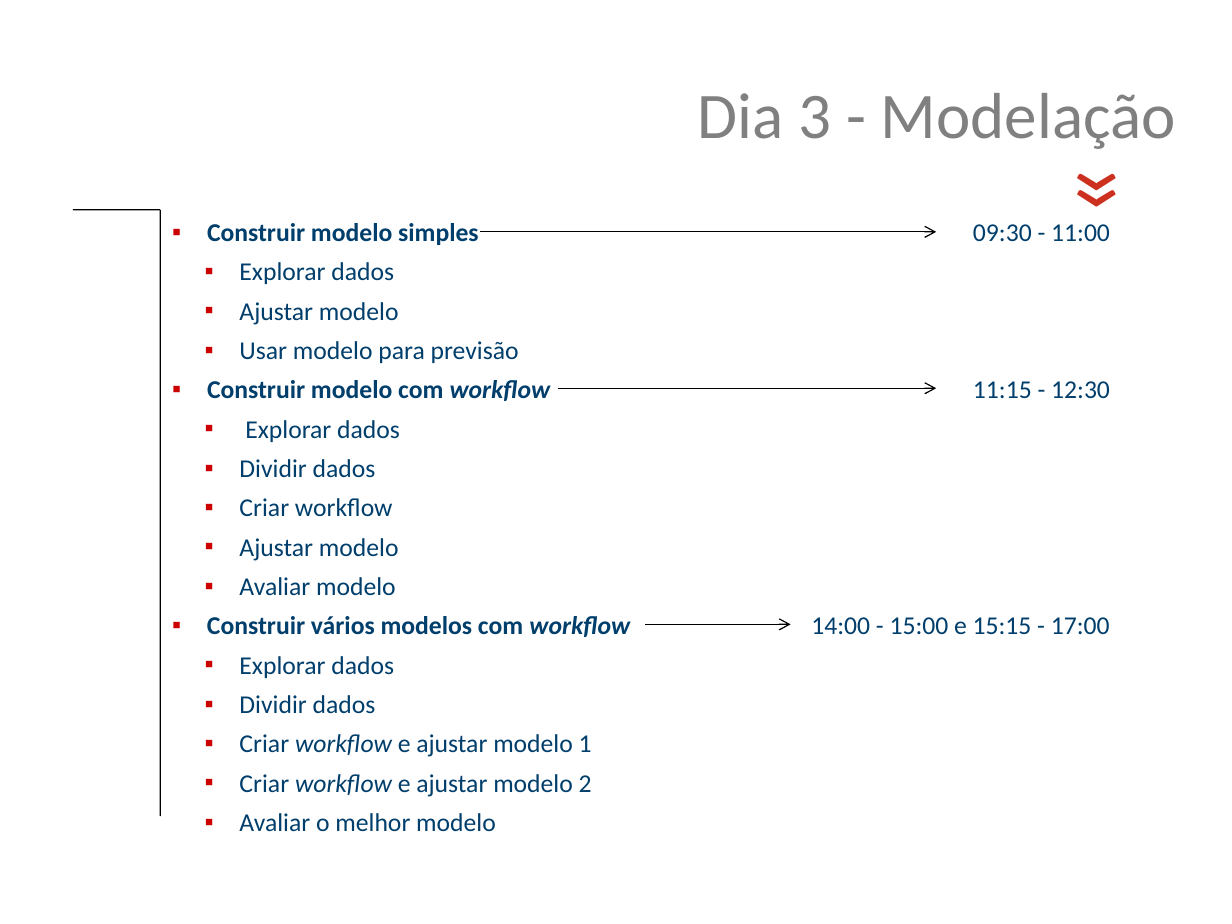
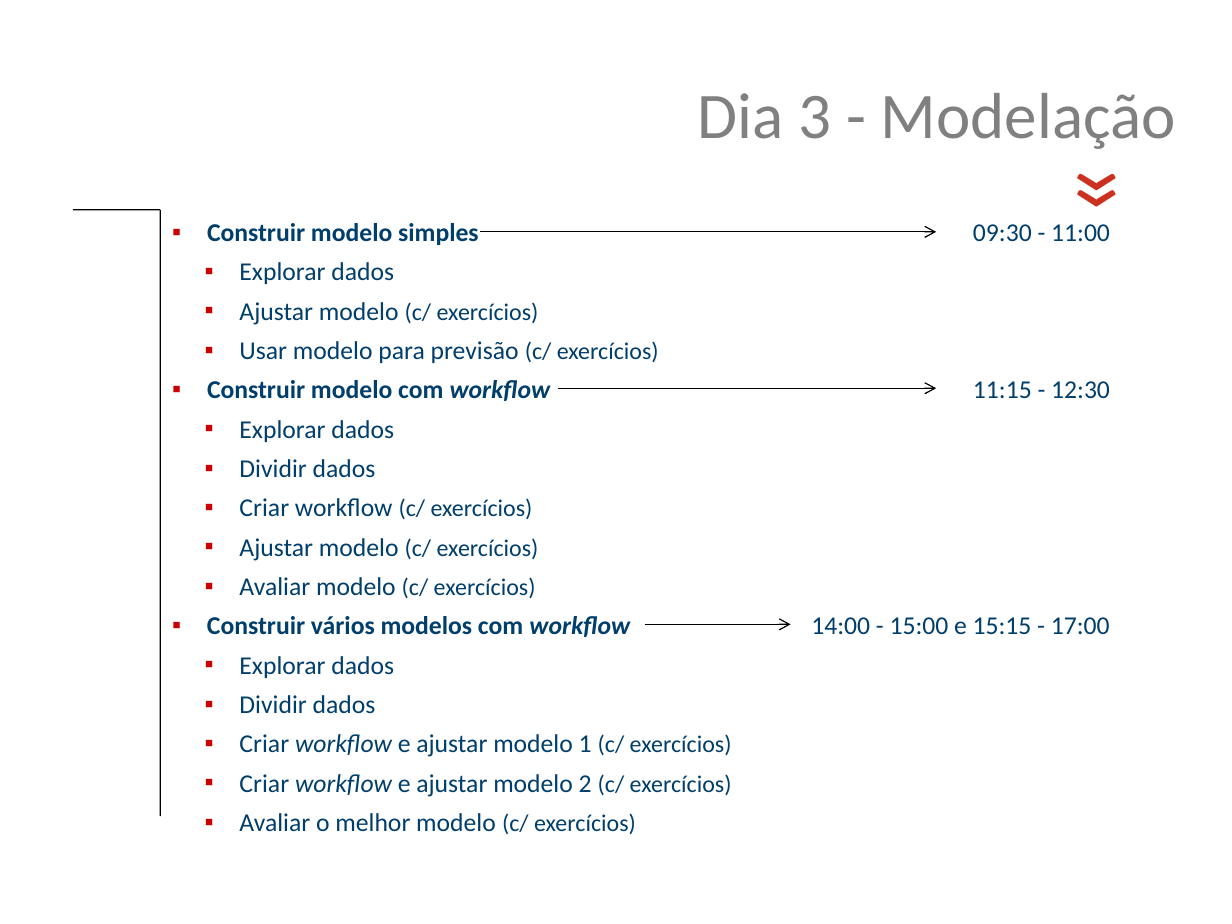
Before and after one commit to jsollari/DSR-II2024, a slide deck: slide 17 of docs/DSR-II2024_JL_slides.pptx. Drawn at 1232x924 pixels with LibreOffice and Linux fonts; fonts in the diff are those of the drawing; background and template pictures are left out. Boxes give left, top, right and bottom in pixels: in the first picture for what was removed or moved away, otherwise in the second. Text is boxed around its words. In the diff, an @@ line names an element or a change of style, - is before the commit and + after.

```diff
--- a/docs/DSR-II2024_JL_slides.pptx
+++ b/docs/DSR-II2024_JL_slides.pptx
@@ text at [239, 302, 659, 363]: text changed @@
-  ▪ Ajustar modelo
-  ▪ Usar modelo para previsão
+  ▪ Ajustar modelo (c/ exercícios)
+  ▪ Usar modelo para previsão (c/ exercícios)
@@ text at [239, 498, 539, 598]: text changed; size 15 to 14 pt @@
-  ▪ Criar workflow
-  ▪ Ajustar modelo
-  ▪ Avaliar modelo
+  ▪ Criar workflow (c/ exercícios)
+  ▪ Ajustar modelo (c/ exercícios)
+  ▪ Avaliar modelo (c/ exercícios)
@@ text at [239, 734, 732, 834]: text changed @@
-  ▪ Criar workflow e ajustar modelo 1
-  ▪ Criar workflow e ajustar modelo 2
-  ▪ Avaliar o melhor modelo
+  ▪ Criar workflow e ajustar modelo 1 (c/ exercícios)
+  ▪ Criar workflow e ajustar modelo 2 (c/ exercícios)
+  ▪ Avaliar o melhor modelo (c/ exercícios)
```
Also in this commit, not shown: 10 other slides changed, 9 slides added, 35 other files.
